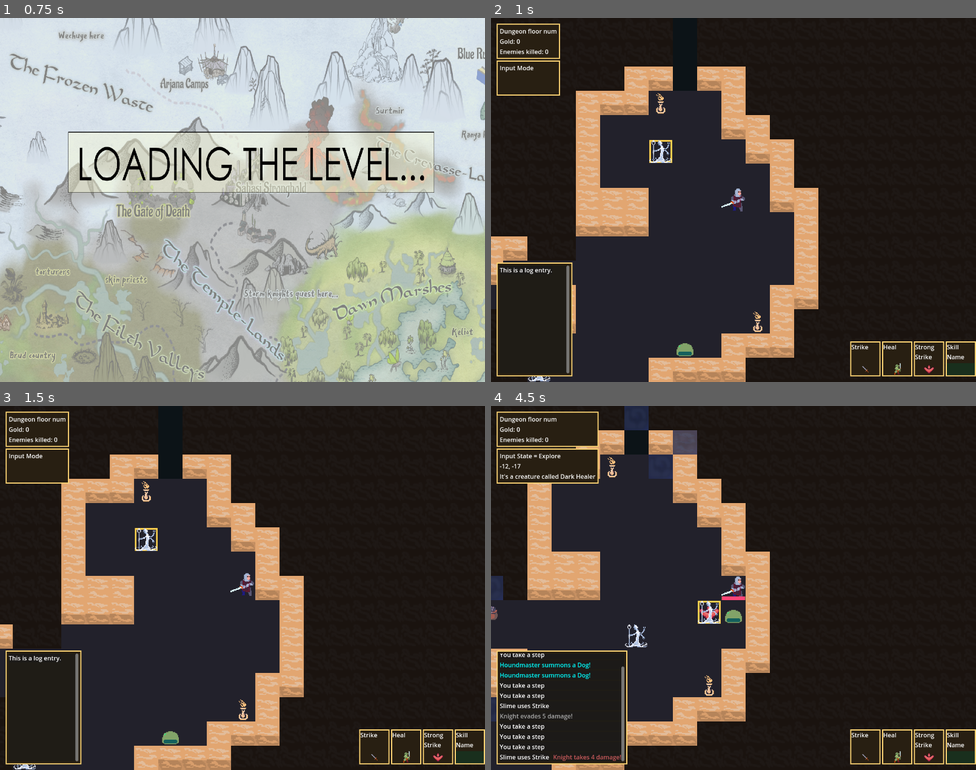
Above: before the commit, frames 1-4 (two rows, left to right).
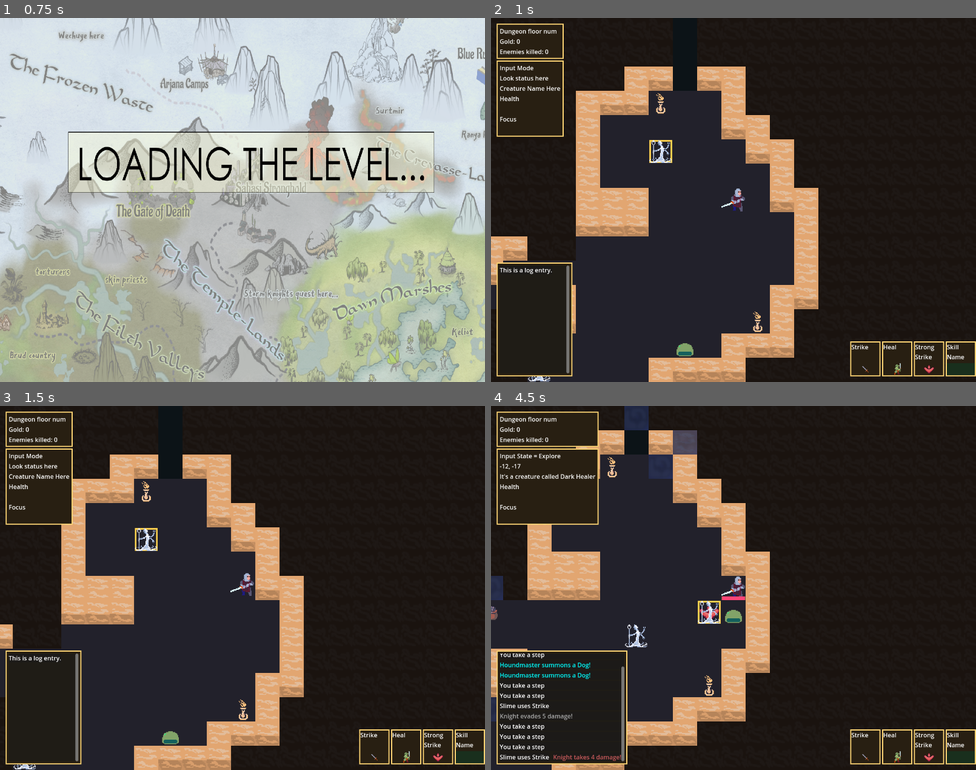
Above: after the commit, the same moments.

Repository: OttoElomaa/godot-4-roguelike-knights
Game: Godot game, scene res://Scenes/game_main.tscn
The game is run twice, just before and just after one commit, with the same random seed, the same clock (stepped at 60 frames per second) and the same inputs.
Inputs (mouse positions are in pixels of both pictures, inside the frame that each line leads up to):
- Up to frame 1 (0.75 s): click (203, 200) at 0.52 s
- Up to frame 2 (1 s): no input
- Up to frame 3 (1.5 s): tap Enter at 1.25 s; move the mouse to (242, 588) at 1.27 s; hold Right (ui_right) from 1.28 s (still down); tap 1 (1) at 1.35 s
- Up to frame 4 (4.5 s): tap 2 (2) at 1.55, 2.1 s; move the mouse to (685, 708) at 2.02 s; release Right (ui_right) at 2.03 s; hold Down (ui_down) 2.03-2.78 s; tap 3 (3) at 2.3, 2.85 s; move the mouse to (588, 657) at 2.77 s; hold Right (ui_right) 2.78-3.53 s; tap 4 (4) at 3.05, 3.6 s; move the mouse to (709, 562) at 3.52 s; hold Up (ui_up) 3.53-4.28 s; tap L (L) at 3.8, 4.35 s; move the mouse to (879, 642) at 4.27 s; hold Left (ui_left) from 4.28 s (still down)

Frame 1 is identical in both runs. In frame 2, 0.5% of the frame differs, in the area x 1-15%, y 1-33%; in frame 3, 0.7%; in frame 4, 1.9%, in the area x 1-23%, y 21-33%.
Error in both runs: Invalid access of index '3' on a base object of type: 'Array[Node]'. (res://Scripts/PlayerAndCreatures/PlayerExtendsCreature.gd:104)

Commit message:
Added mouse hover creature info to UI. Started doing focus resource usage in skill node

Diff:
--- a/Scenes/Creatures/Creature.tscn
+++ b/Scenes/Creatures/Creature.tscn
@@ -58,7 +58,7 @@
 
 [node name="Stats" type="Node" parent="."]
 script = ExtResource("6_x3hfw")
-armor = 10
+baseArmor = 5
 baseEvasion = 5
 baseBlock = 5
 
--- a/Scenes/Creatures/Player.tscn
+++ b/Scenes/Creatures/Player.tscn
@@ -16,7 +16,7 @@
 
 [node name="Stats" parent="." index="1"]
 baseHealth = 60
-armor = 30
+baseArmor = 30
 
 [node name="Camera2D" type="Camera2D" parent="." index="7"]
 zoom = Vector2(2, 2)
--- a/Scenes/Skills/BaseSkill.tscn
+++ b/Scenes/Skills/BaseSkill.tscn
@@ -13,6 +13,8 @@
 [node name="Cooldown" type="Node" parent="."]
 script = ExtResource("3_jjqw8")
 
+[node name="Resources" type="Node" parent="."]
+
 [node name="Scripts" type="Node" parent="."]
 
 [node name="StatusEffects" type="Node" parent="."]
--- /dev/null
+++ b/Scenes/Skills/ComponentFocusResource.tscn
@@ -0,0 +1,6 @@
+[gd_scene load_steps=2 format=3 uid="uid://cij3n60fr0m55"]
+
+[ext_resource type="Script" path="res://Scripts/Skills/skillFocusResourceComponent.gd" id="1_vux1t"]
+
+[node name="FocusResourceComponent" type="Node"]
+script = ExtResource("1_vux1t")
--- a/Scenes/Skills/Strike.tscn
+++ b/Scenes/Skills/Strike.tscn
@@ -1,8 +1,9 @@
-[gd_scene load_steps=4 format=3 uid="uid://d4g5rogm106cr"]
+[gd_scene load_steps=5 format=3 uid="uid://d4g5rogm106cr"]
 
 [ext_resource type="PackedScene" uid="uid://d21u4j6yuyimo" path="res://Scenes/Skills/BaseSkill.tscn" id="1_v4852"]
 [ext_resource type="Texture2D" uid="uid://ctpg7lgwh3fea" path="res://Sprites/skill-icon-melee-sword.png" id="2_ov67u"]
 [ext_resource type="Script" path="res://Scripts/Skills/BasicPhysicalAttack.gd" id="3_vij5f"]
+[ext_resource type="PackedScene" uid="uid://cij3n60fr0m55" path="res://Scenes/Skills/ComponentFocusResource.tscn" id="4_y72uy"]
 
 [node name="Strike" instance=ExtResource("1_v4852")]
 skillIcon = ExtResource("2_ov67u")
@@ -10,6 +11,8 @@
 skillType = "melee"
 range = 1
 
+[node name="FocusResourceComponent" parent="Resources" index="0" instance=ExtResource("4_y72uy")]
+
 [node name="Script" type="Node" parent="Scripts" index="0"]
 script = ExtResource("3_vij5f")
 damage = 5
--- a/Scenes/UI/ui.tscn
+++ b/Scenes/UI/ui.tscn
@@ -59,17 +59,33 @@
 theme_override_constants/margin_right = 5
 theme_override_constants/margin_bottom = 5
 
-[node name="Hbox" type="VBoxContainer" parent="LookMargin/VBox/LookPanel/Margin"]
+[node name="LookHbox" type="VBoxContainer" parent="LookMargin/VBox/LookPanel/Margin"]
 layout_mode = 2
 
-[node name="StateLabel" type="Label" parent="LookMargin/VBox/LookPanel/Margin/Hbox"]
+[node name="StateLabel" type="Label" parent="LookMargin/VBox/LookPanel/Margin/LookHbox"]
 layout_mode = 2
 text = "Input Mode"
 
-[node name="LookLabel" type="Label" parent="LookMargin/VBox/LookPanel/Margin/Hbox"]
+[node name="LookLabel" type="Label" parent="LookMargin/VBox/LookPanel/Margin/LookHbox"]
+layout_mode = 2
+text = "Look status here"
+
+[node name="NameText" type="Label" parent="LookMargin/VBox/LookPanel/Margin/LookHbox"]
+layout_mode = 2
+text = "Creature Name Here"
+
+[node name="HealthLabel" type="Label" parent="LookMargin/VBox/LookPanel/Margin/LookHbox"]
+layout_mode = 2
+text = "Health"
+
+[node name="ArmorLabel" type="Label" parent="LookMargin/VBox/LookPanel/Margin/LookHbox"]
 layout_mode = 2
 
-[node name="LookLabel2" type="Label" parent="LookMargin/VBox/LookPanel/Margin/Hbox"]
+[node name="BlockLabel" type="Label" parent="LookMargin/VBox/LookPanel/Margin/LookHbox"]
+layout_mode = 2
+text = "Focus"
+
+[node name="EvasionLabel" type="Label" parent="LookMargin/VBox/LookPanel/Margin/LookHbox"]
 layout_mode = 2
 
 [node name="Margin" type="MarginContainer" parent="."]
--- a/Scripts/PlayerAndCreatures/CreatureStatsComponent.gd
+++ b/Scripts/PlayerAndCreatures/CreatureStatsComponent.gd
@@ -4,15 +4,16 @@
 
 @export var baseHealth := 10
 
-@export var armor := 0
-@export var guard := 0
-@export var crit := 0
+@export var baseArmor := 0
+@export var baseGuard := 0
+@export var baseCrit := 0
 @export var baseEvasion := 0
 @export var baseBlock := 0
 
 
 var health:StatResource = null
 
+var armor:Stat = null
 var block:Stat = null
 var evasion:Stat = null
 
@@ -52,6 +53,8 @@
 
 	health = StatResource.new(baseHealth, baseHealth)
 
+
+	armor = Stat.new(baseArmor)
 	block = Stat.new(baseBlock)
 	evasion = Stat.new(baseEvasion)
 
@@ -177,7 +180,7 @@
 
 func reduceDamageByArmor(damage:int) -> int:
 
-	var multiplier = float(100 - armor) / 100
+	var multiplier = float(100 - armor.current) / 100
 	var reducedDamage:int = ceil(damage * multiplier)
 	print("damage:%d, multiplier:%d, reduced:%d" % [damage,multiplier,reducedDamage])
 	return reducedDamage
--- /dev/null
+++ b/Scripts/Skills/skillFocusResourceComponent.gd
@@ -0,0 +1,16 @@
+extends Node
+
+
+
+var skill:Node = null
+var actor:Node = null
+
+@export var focusGain := 0
+@export var focusSpend := 0
+@export var focusEnhance := 0
+
+
+
+func setup(skill):
+	self.skill = skill
+	self.actor = skill.actor
--- a/Scripts/WorldScripts/dungeon_ui.gd
+++ b/Scripts/WorldScripts/dungeon_ui.gd
@@ -1,10 +1,10 @@
 extends CanvasLayer
 
 
-@onready var stateLabel := $LookMargin/VBox/LookPanel/Margin/Hbox/StateLabel
+@onready var stateLabel := $LookMargin/VBox/LookPanel/Margin/LookHbox/StateLabel
 
-@onready var lookLabel := $LookMargin/VBox/LookPanel/Margin/Hbox/LookLabel
-@onready var lookLabel2 := $LookMargin/VBox/LookPanel/Margin/Hbox/LookLabel2
+@onready var lookLabel := $LookMargin/VBox/LookPanel/Margin/LookHbox/LookLabel
+@onready var nameLabel := $LookMargin/VBox/LookPanel/Margin/LookHbox/NameText
 
 @onready var floorLabel := $LookMargin/VBox/FloorInfo/Margin/Hbox/FloorLabel
 @onready var goldLabel := $LookMargin/VBox/FloorInfo/Margin/Hbox/GoldLabel
@@ -52,9 +52,18 @@
 	enemiesLabel.text = "Enemies killed: %d" % ProgressData.enemiesKilled
 
 
+
 func showMouseLookCreature(creature:Node):
+	var labelsBox := $LookMargin/VBox/LookPanel/Margin/LookHbox
+
 	lookLabel.text = "%d, %d" % [creature.gridPosition.x, creature.gridPosition.y]
-	lookLabel2.text = "It's a creature called " + creature.creatureName
+	nameLabel.text = "It's a creature called %s" % creature.creatureName
+
+	labelsBox.get_node("HealthLabel").text = "Health: %d" % creature.stats.health.current
+	labelsBox.get_node("ArmorLabel").text = "Armor: %d" % creature.stats.armor.current
+	labelsBox.get_node("BlockLabel").text = "Armor: %d" % creature.stats.block.current
+	labelsBox.get_node("EvasionLabel").text = "Armor: %d" % creature.stats.evasion.current
+
 
 func showLookInfo(game, lookTool):
 
@@ -66,10 +75,10 @@
 	#### OPTION 2.1: A WALL TILE
 	#if not grid.is_tile_empty(lookTool.gridPosition):
 	if grid.getTileValue(pos) == 2:
-		lookLabel2.text = "It's a wall."
+		nameLabel.text = "It's a wall."
 		return
 	elif grid.getTileValue(pos) == 1:
-		lookLabel2.text = "It's an impassable void."
+		nameLabel.text = "It's an impassable void."
 		return
 
 	else:
@@ -77,14 +86,14 @@
 		#### OPTION 2.2.1: A CREATURE
 		for creature in creatures:
 			if pos == creature.gridPosition:
-				lookLabel2.text = "It's a creature called " + creature.creatureName
+				nameLabel.text = "It's a creature called " + creature.creatureName
 				return
 		#### OPTION 2.2.2: EMPTY TILE
 		if grid.getTileValue(pos) == -1:
-			lookLabel2.text = "It's an open space."
+			nameLabel.text = "It's an open space."
 			return
 
-		lookLabel2.text = "This tile is bugged?"
+		nameLabel.text = "This tile is bugged?"
 
 
 
--- a/Scripts/WorldScripts/roguelike_tiles.gd
+++ b/Scripts/WorldScripts/roguelike_tiles.gd
@@ -39,8 +39,8 @@
 
 	#### STORE TILE INFO IN A TILEMAP AT WORLD
 	voidTilemap = world.voidTilemap
-	createVoidTiles(voidTilemap)
-
+	var pointlessReturn = createVoidTiles(voidTilemap)
+	return pointlessReturn
 
 
 func overworldSetup(worldMap:Node):
--- a/Scripts/skill.gd
+++ b/Scripts/skill.gd
@@ -44,29 +44,30 @@
 	if actor.isPlayer:
 		print("%s uses %s" % [actor.creatureName, skillName])
 
+
+	#### COOLDOWN
 	var cool = $Cooldown
 	if cool.isOnCooldown():
 		if actor.isPlayer:
 			ui.addMessage( "%s can't use %s (Cooldown %d)" % [actor.creatureName,skillName, cool.currentCooldown], Color.WHITE)
 		return false
 
+	#### TARGETING
 	var targets:Array = $Targeting.handleTargeting()
-
 	if targets.is_empty():
 		return false
 
-	print("enemy in range")
-
-	#var success := false
+	#### USE SCRIPTS - COLLECT WHAT TARGET THEY PICKED
 	for script in $Scripts.get_children():
 		selectedTarget = script.activate(targets)
 
-
+	#### IF TARGET WAS FOUND
 	if selectedTarget != null:
 		cool.putOnCooldown()
 		applyStatusEffects(selectedTarget)
 		return true
 
+	#### NO TARGET FOUND
 	return false
 
 
